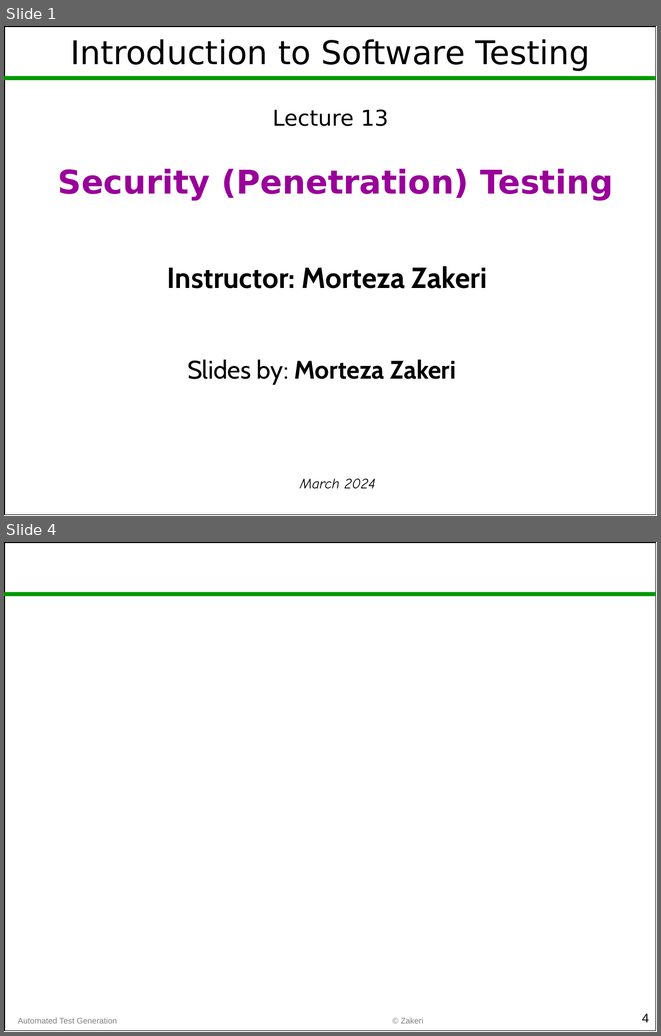
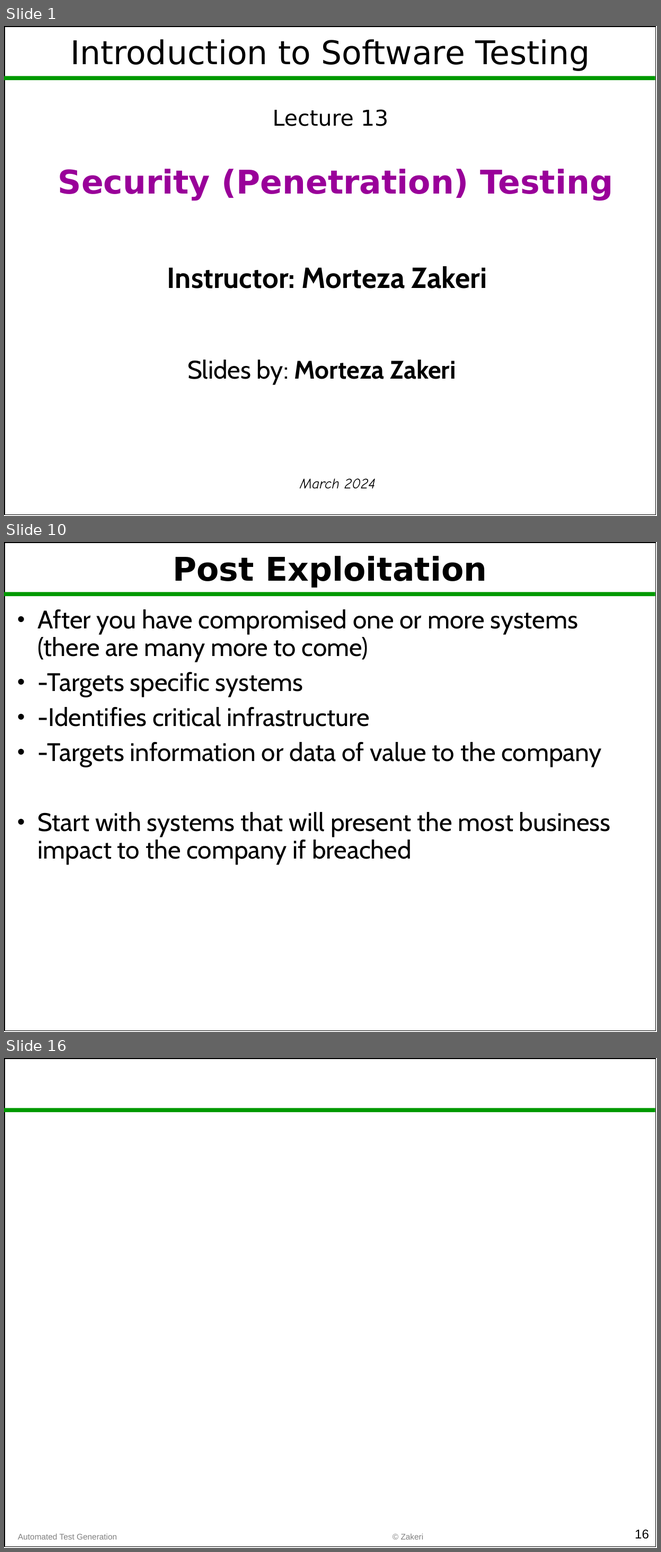
Before and after one commit to m-zakeri/SoftwareTesting, a slide deck: lectures/Lec13_penetration_testing.pptx. Shown one above the other, each under a label of ours: slides 1 and 4 before the commit, slides 1, 10 and 16 after it; the slides between them are not shown. The pictures are 661x1036 and 661x1552 pixels, drawn with LibreOffice and Linux fonts; fonts in the diff are those of the drawing. Boxes give left, top, right and bottom in pixels: in the first picture for what was removed or moved away, otherwise in the second. Text is boxed around its words. In the diff, an @@ line names an element or a change of style, - is before the commit and + after.

```diff
--- a/lectures/Lec13_penetration_testing.pptx
+++ b/lectures/Lec13_penetration_testing.pptx
@@ slide 10 added at (4, 542, 657, 1032), background #FFFFFF; not listed: 2 template elements that a slide beside it also shows @@
@@ title added at (173, 556, 487, 588), 36 pt, text #000000, bold @@
+Post Exploitation
@@ text added at (38, 609, 610, 864), 28 pt, text #000000 @@
+• After you have compromised one or more systems (there are many more to come)
+• -Targets specific systems
+• -Identifies critical infrastructure
+• -Targets information or data of value to the company
+• Start with systems that will present the most business impact to the company if breached
@@ what was slide 4 is now slide 16 @@
@@ page number at (635, 1529, 649, 1539): text changed @@
-4
+16
```
Also in this commit, not shown: 13 other slides added, 2 slides removed, 45 other files.
